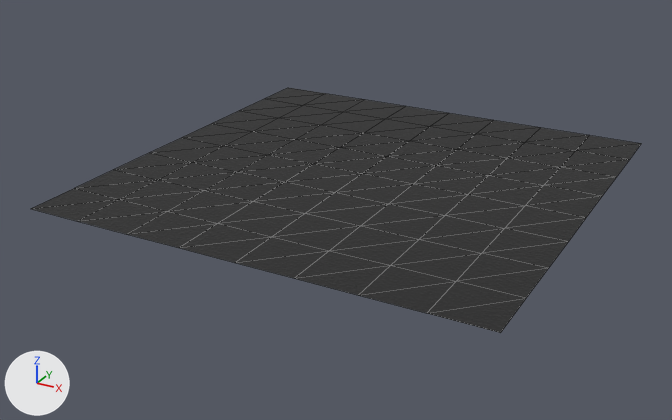
Renders of the Blender file assets/models/ground.blend from each side of a commit.
Before and after are seen from a 50 mm lens placed at (8.8, -17.22, 7.58), pointed at (-0.36, -0.57, -0.75). Lighting does not change. The marker at lower left points along +X, +Y and +Z. The picture after the commit comes second. Mesh edges are drawn as thin lines.

Before the edit, the objects in view are built like this:
```python
mat_steel_014 = bpy.data.materials.new('steel.014')
mat_steel_014.use_nodes = True; mat_steel_014.node_tree.nodes.clear()
_N = mat_steel_014.node_tree.nodes; _L = mat_steel_014.node_tree.links
n0 = _N.new('ShaderNodeBsdfPrincipled'); n0.name = 'Principled BSDF'
n0.inputs[0].default_value = (0.069, 0.069, 0.069, 1.0)  # 'Base Color', dark grey #4a4a4a
n0.inputs[1].default_value = 1.0  # 'Metallic'
n0.inputs[2].default_value = 0.553  # 'Roughness'
n0.inputs[14].default_value = (2.0, 2.0, 2.0, 1.0)  # 'Specular Tint', white #ffffff
n1 = _N.new('ShaderNodeOutputMaterial'); n1.name = 'Material Output'
n2 = _N.new('ShaderNodeNormalMap'); n2.name = 'Normal Map'
n2.uv_map = 'UVMap'
n3 = _N.new('ShaderNodeTexImage'); n3.name = 'Image Texture'
n3.image = img_roughness_fine_002_nrml
_L.new(n0.outputs[0], n1.inputs[0])  # 'BSDF' to 'Surface'
_L.new(n2.outputs[0], n0.inputs[5])  # 'Normal' to 'Normal'
_L.new(n3.outputs[0], n2.inputs[1])  # 'Color' to 'Color'
me_plane = bpy.data.meshes.new('Plane')
me_plane.from_pydata(...)  # 81 vertices, 128 faces; spans x -5.0..5.0, y -5.0..5.0, z 0.0
me_plane.materials.append(mat_steel_014)
ob_ground = bpy.data.objects.new('Ground', me_plane)
ob_ground.location = (0.0, 0.0, 0.0)
```
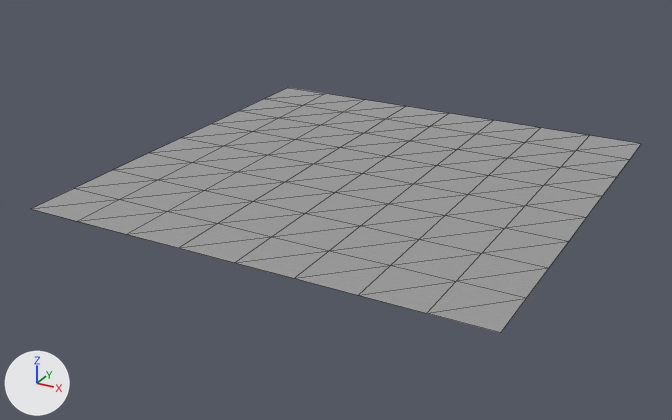
Edits to the scene script, one JSON object a line:
```json
{"block": "mat_steel_014", "where": "n0 = _N.new('ShaderNodeBsdfPrincipled'); n0.name = 'Principled BSDF'"}
{"op": "set", "path": "n0.inputs[0].default_value", "old": "(0.069, 0.069, 0.069, 1.0)", "new": "(0.351, 0.351, 0.351, 1.0)", "note": "'Base Color', dark grey #4a4a4a -> 'Base Color', grey #a0a0a0"}
{"op": "set", "path": "n0.inputs[1].default_value", "old": "1.0", "new": "0.2", "note": "'Metallic'"}
```

Where the change shows, as pixel boxes [x1, y1, x2, y2] in the pictures (672 x 420 px):
```json
{"object": "Ground", "change": "recoloured, surface changed", "before": [31, 88, 641, 333], "after": [31, 88, 641, 333], "on screen": "lighter"}
```
